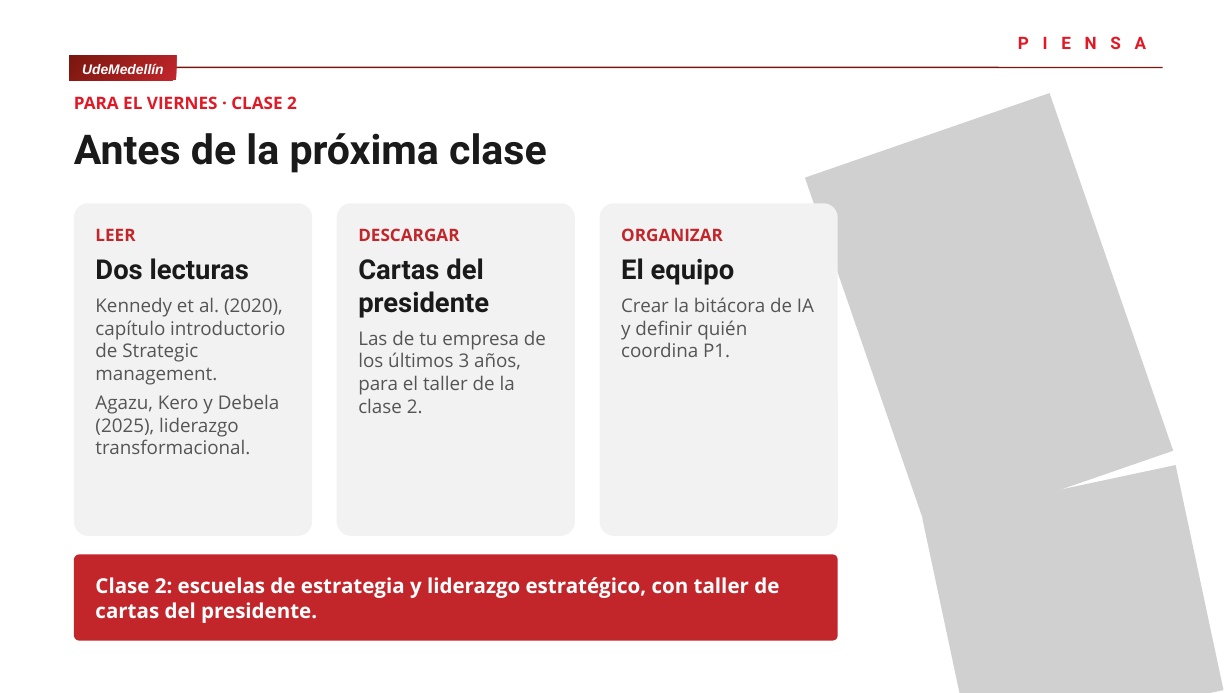
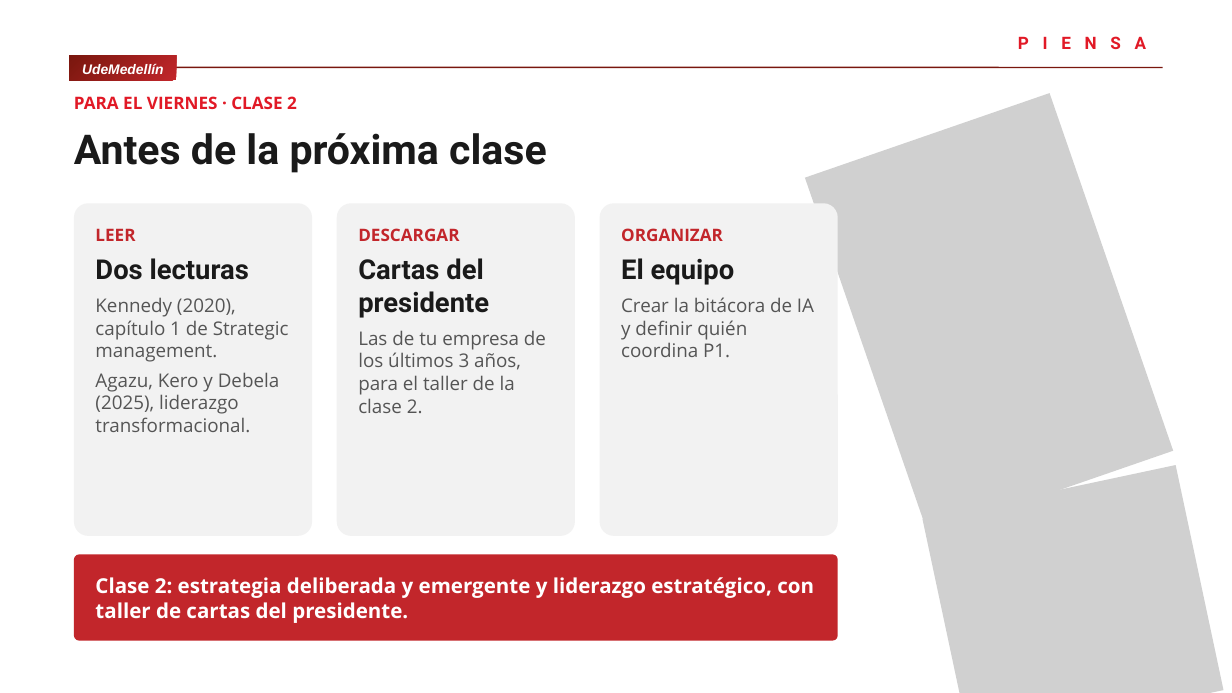
Before and after one commit to jorgeandrespolanco-oss/Curso-Gerencia-Estrategica-2027-1_Estudiantes, a slide deck: slide 14 of Clase 1 Gerencia Estratégica 2027-1.pptx. Drawn at 1232x693 pixels with LibreOffice and Linux fonts; fonts in the diff are those of the drawing; grey boxes stand for pictures. Boxes give left, top, right and bottom in pixels: in the first picture for what was removed or moved away, otherwise in the second. Text is boxed around its words. In the diff, an @@ line names an element or a change of style, - is before the commit and + after.

```diff
--- a/Clase 1 Gerencia Estratégica 2027-1.pptx
+++ b/Clase 1 Gerencia Estratégica 2027-1.pptx
@@ text at bbox=[95, 297, 289, 362]: text changed @@
-Kennedy et al. (2020), capítulo introductorio de Strategic management.
+Kennedy (2020), capítulo 1 de Strategic management.
@@ text at bbox=[95, 577, 814, 623]: text changed @@
-Clase 2: escuelas de estrategia y liderazgo estratégico, con taller de cartas del presidente.
+Clase 2: estrategia deliberada y emergente y liderazgo estratégico, con taller de cartas del presidente.
```
Also in this commit, not shown: 1 other file.
